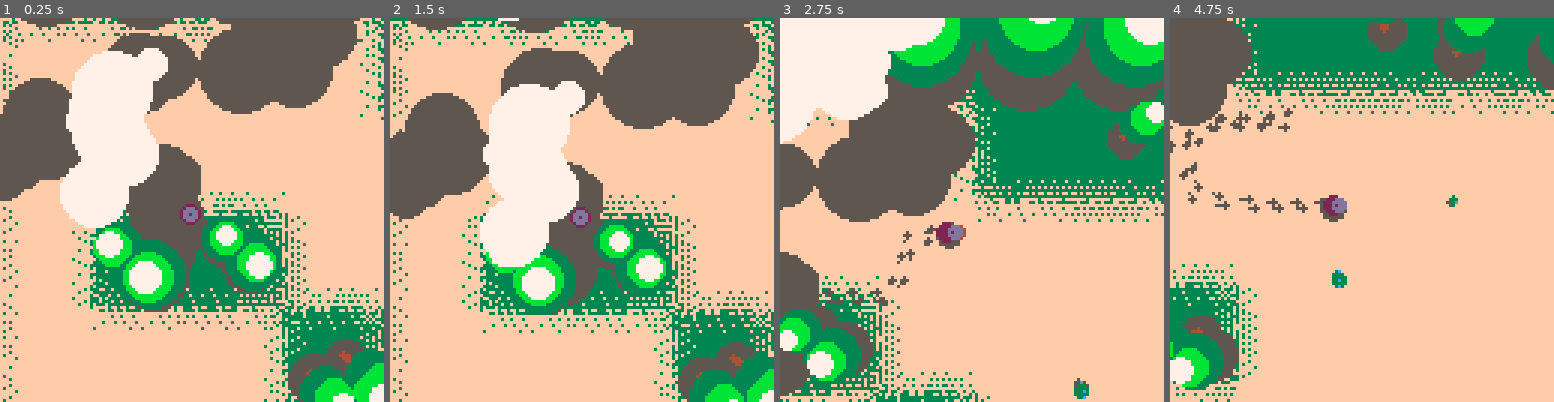
Above: before the commit, frames 1-4 (left to right).
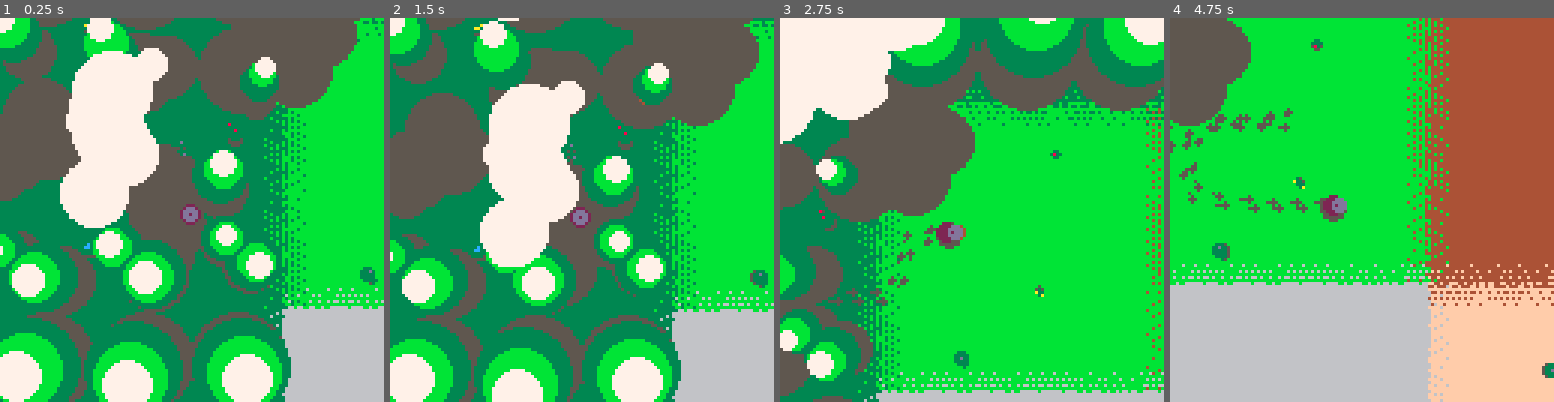
Above: after the commit, the same moments.

Repository: seleb/DuckDuckOnTheLoose
Game: PICO-8 cartridge forest.p8
Same seed, same stepped clock (60 frames per second), same inputs: the game is played once before the commit and once after it.
Inputs:
- Up to frame 1 (0.25 s): no input
- Up to frame 2 (1.5 s): no input
- Up to frame 3 (2.75 s): hold Right 1.6-2.1 s; hold Up 2.15-2.42 s; hold Right from 2.47 s (still down)
- Up to frame 4 (4.75 s): release Right at 3.03 s; hold Left 3.08-3.58 s; hold Down 3.63-3.97 s; hold Right 4.02-4.68 s; hold Up from 4.73 s (still down)

The runs differ from the first frame. In frame 1, 61% of the frame differs, in the area x 0-100%, y 0-100%; in frame 2, 61%; in frame 3, 58%; in frame 4, 84%.

Commit message:
bushes overhaul
generated on a by-cell basis like the trees instead of as a cycling
layer like the clouds

Diff:
--- a/forest.p8
+++ b/forest.p8
@@ -56,10 +56,11 @@
 
 
 function add_biome(
- colour,tree_range,transition)
+ colour,tree_range,bush_props,transition)
  local b={}
  b.tree_range=tree_range
  b.transition=transition
+ b.bush_props = bush_props
 
 
  biomes[colour]=b
@@ -87,14 +88,13 @@
  biomes={}
  --empty biomes
  for i=0,15 do
-  add_biome(i,{0,0},false)
- end
- add_biome(0,{0,0},true)
- add_biome(3,{0.25,0.5},true)
- add_biome(4,{0,0},true)
- add_biome(11,{0.1,0.3},true)
- add_biome(15,{0,0.2},true)
-
+  add_biome(i,{0,0},{0,0,{}},false)
+ end
+ add_biome(0,{0,0},{0,0,{}},true)
+ add_biome(3,{0.25,0.5},{0.5,05,{8,12,13,10}},true)
+ add_biome(4,{0,0},{0,0,{}},true)
+ add_biome(11,{0.1,0.3},{0.5,0.8,{8,12,13,10}},true)
+ add_biome(15,{0,0.2},{0.2,0.2,{11,13}},true)
 
  trees={}
  trees.height_range={10,25}
@@ -112,15 +112,10 @@
 
 
  bushes={}
- bushes.a={}
  bushes.height_range={0.5,1.5}
  bushes.count_range={10,30}
  bushes.radius_range={1,2.5}
  bushes.cluster_range={2,4}
- bushes.bloom_freq=0.25
- bushes.bloom_colours={9,10,12,2}
- bushes.w=300
- bushes.h=300
 
  --player
  p={}
@@ -191,45 +186,6 @@
    add(clouds.a,c)
   end
  end
-
- -- bushes init
- for i=1,range(bushes.count_range) do
-  local x=rnd(bushes.w)-rnd(bushes.w)
-  local y=rnd(bushes.h)-rnd(bushes.h)
-  local r=0
-  local c=bushes.bloom_colours[flr(rnd(#bushes.bloom_colours))%#bushes.bloom_colours+1]
-  for j=1,range(bushes.cluster_range) do
-   local b={}
-   b.r=range(bushes.radius_range)
-   b.p={
-    x+range({1,(b.r+r)})-range({1,(b.r+r)/2}),
-    y+range({1,(b.r+r)})-range({1,(b.r+r)/2})
-   }
-   if rnd() > 0.5 then
-    x=b.p[1]
-    y=b.p[2]
-    r=b.r
-   end
-   b.height=range(bushes.height_range)
-   b.c=c
-
-   if rnd() > bushes.bloom_freq then
-    local bloom={}
-    local a=rnd()
-    local r=rnd(b.r/2)+b.r/4
-    bloom.p={
-     r*cos(a),
-     r*sin(a)
-    }
-    b.bloom = bloom
-   else
-    b.bloom=nil
-   end
-   b.s=b.p
-
-   add(bushes.a,b)
-  end
- end
 end
 
 function init_cells()
@@ -243,17 +199,14 @@
  local x=a+cells.current[1]
  local y=b+cells.current[2]
 
+ -- seed the rng based on cell position
  c.seed=seed+x*(cells.bounds[1]*2)+y
  srand(c.seed)
 
  c.c=sget(x,y+64)
  c.biome=biomes[c.c]
 
- c.trees={}
-
- c.trees.a={}
- c.trees.freq=ease(range(c.biome.tree_range))
-
+ -- get colours for edge transition
  c.edges={}
  for u=-1,1 do
   c.edges[u]={}
@@ -265,6 +218,11 @@
  end
  end
 
+
+ c.trees={}
+ local tree_freq=ease(range(c.biome.tree_range))
+
+ c.bushes={}
 
  if c.c==0 then
   -- boundaries
@@ -279,32 +237,74 @@
   t.s=t.p
 
   t.leaves={{0,0},{0,0},{0,0}}
-  add(c.trees.a,t)
+  add(c.trees,t)
  else
- -- normal trees
- for x=0,cells.w-trees.gap,trees.gap do
- for y=0,cells.h-trees.gap,trees.gap do
-  if rnd() < c.trees.freq then
-   local t={}
-   t.height=range(trees.height_range)
-   t.girth=range(trees.girth_range)
-   t.p={
-    x+rnd(trees.gap),
-    y+rnd(trees.gap)
-   }
-   t.p[1]=mid(t.girth,t.p[1],cells.w-t.girth)
-   t.p[2]=mid(t.girth,t.p[2],cells.h-t.girth)
-
-   t.s=t.p
-   t.leaves={{0,0},{0,0},{0,0}}
-   add(c.trees.a,t)
-  end
- end
- end
-
- end
- end
-
+  -- normal cell
+
+  --trees
+  for x=0,cells.w-trees.gap,trees.gap do
+  for y=0,cells.h-trees.gap,trees.gap do
+   if rnd() < tree_freq then
+    local t={}
+    t.height=range(trees.height_range)
+    t.girth=range(trees.girth_range)
+    t.p={
+     x+rnd(trees.gap),
+     y+rnd(trees.gap)
+    }
+    t.p[1]=mid(t.girth,t.p[1],cells.w-t.girth)
+    t.p[2]=mid(t.girth,t.p[2],cells.h-t.girth)
+
+    t.s=t.p
+    t.leaves={{0,0},{0,0},{0,0}}
+    add(c.trees,t)
+   end
+  end
+  end
+
+  --bushes
+  if rnd() < c.biome.bush_props[1] then
+   local x=rnd(cells.w)
+   local y=rnd(cells.h)
+   local r=0
+   local bloom_colours=c.biome.bush_props[3]
+   local colour=bloom_colours[flr(rnd(#bloom_colours))%#bloom_colours+1]
+   for j=1,range(bushes.cluster_range) do
+    local b={}
+    b.r=range(bushes.radius_range)
+    b.p={
+     x+range({1,(b.r+r)})-range({1,(b.r+r)/2}),
+     y+range({1,(b.r+r)})-range({1,(b.r+r)/2})
+    }
+    if rnd() > 0.5 then
+     x=b.p[1]
+     y=b.p[2]
+     r=b.r
+    end
+    b.height=range(bushes.height_range)
+    b.c=colour
+
+    if rnd() < c.biome.bush_props[2] then
+     local bloom={}
+     local a=rnd()
+     local r=rnd(b.r/2)+b.r/4
+     bloom.p={
+      r*cos(a),
+      r*sin(a)
+     }
+     b.bloom = bloom
+    else
+     b.bloom=nil
+    end
+    b.s=b.p
+
+    add(c.bushes,b)
+   end
+  end
+
+ end
+
+ end
  end
 end
 
@@ -447,7 +447,7 @@
  cam.p[2]%cells.h-y*cells.h
  }
 
- for t in all(ts.a) do
+ for t in all(ts) do
   t.s=v_sub(t.p,v_add(cellp,perspective_offset))
   t.s=v_mul(t.s,t.height*height_mult)
 
@@ -496,25 +496,24 @@
 end
 
 function update_bushes()
- for b in all(bushes.a) do
-  b.p[1]-=cam.v[1]
-  b.p[2]-=cam.v[2]
-
-  if b.p[1] > bushes.w+bushes.radius_range[2] then
-   b.p[1] -= bushes.w*2+bushes.radius_range[2]
-  elseif b.p[1] < -bushes.w-bushes.radius_range[2] then
-   b.p[1] += bushes.w*2+bushes.radius_range[2]
-  end
-  if b.p[2] > bushes.h+bushes.radius_range[2] then
-   b.p[2] -= bushes.h*2+bushes.radius_range[2]
-  elseif b.p[2] < -bushes.h-bushes.radius_range[2] then
-   b.p[2] += bushes.h*2+bushes.radius_range[2]
-  end
-
-  b.s=v_sub(b.p,perspective_offset)
+ for x=0,cells.fill_x do
+ for y=0,cells.fill_y do
+
+ local bs=cells.a[x][y].bushes
+
+ local cellp = {
+ cam.p[1]%cells.w-x*cells.w,
+ cam.p[2]%cells.h-y*cells.h
+ }
+
+ for b in all(bs) do
+  b.s=v_sub(b.p,v_add(cellp,perspective_offset))
   b.s=v_mul(b.s,b.height*height_mult)
+
   b.s=v_add(b.p,b.s)
-
+ end
+
+ end
  end
 end
 
@@ -642,14 +641,14 @@
 
  local trees=cells.a[a][b].trees
  camera(
- c[1]-a*cells.w,
- c[2]-b*cells.h
+  c[1]-a*cells.w,
+  c[2]-b*cells.h
  )
 
  if shadows then
  -- shadows
  color(5)
- for t in all(trees.a) do
+ for t in all(trees) do
   circfill(
   t.p[1]+shadow_offset[1]*t.height/2,
   t.p[2]+shadow_offset[2]*t.height/2,
@@ -658,7 +657,7 @@
  else
  -- trunks
  color(4)
- for t in all(trees.a) do
+ for t in all(trees) do
   for x=-1,1 do
   for y=-1,1 do
   if abs(x)+abs(y)!=2 then
@@ -669,15 +668,15 @@
  end
  -- leaves
  color(3)
- for t in all(trees.a) do
+ for t in all(trees) do
   circfill(t.leaves[1][1],t.leaves[1][2],t.girth)
  end
  color(11)
- for t in all(trees.a) do
+ for t in all(trees) do
   circfill(t.leaves[2][1],t.leaves[2][2],t.girth*0.75)
  end
  color(7)
- for t in all(trees.a) do
+ for t in all(trees) do
   circfill(t.leaves[3][1],t.leaves[3][2],t.girth*0.5)
  end
  end
@@ -703,10 +702,22 @@
 end
 
 function draw_bushes(shadows)
- camera(0,0)
+ local c={
+  cam.p[1]%cells.w,
+  cam.p[2]%cells.h
+ }
+ for a=0,cells.fill_x do
+ for b=0,cells.fill_y do
+
+ local bushes=cells.a[a][b].bushes
+ camera(
+  c[1]-a*cells.w,
+  c[2]-b*cells.h
+ )
+
  if shadows then
   color(5)
-  for b in all(bushes.a) do
+  for b in all(bushes) do
    circfill(
    b.p[1]+shadow_offset[1]*b.height,
    b.p[2]+shadow_offset[2]*b.height,
@@ -714,15 +725,18 @@
   end
  else
   color(3)
-  for b in all(bushes.a) do
+  for b in all(bushes) do
    circfill(b.s[1],b.s[2],b.r)
   end
-  for b in all(bushes.a) do
+  for b in all(bushes) do
    if b.bloom!=nil then
     local p=v_add(b.s,b.bloom.p)
     pset(p[1],p[2],b.c)
    end
   end
+ end
+
+ end
  end
 end
 
@@ -732,6 +746,9 @@
  camera(cam.p[1],cam.p[2])
  for x=cells.current[1],cells.current[1]+cells.fill_x do
  for y=cells.current[2],cells.current[2]+cells.fill_y do
+
+ local cell=cells.a[x-cells.current[1]][y-cells.current[2]]
+
  if x==cells.current[1] and y==cells.current[2] then
   color(10)
  elseif
@@ -752,6 +769,12 @@
  print(x.." "..y,
  x*cells.w+3,
  y*cells.h+3)
+ print("ts:"..#cell.trees,
+ x*cells.w+3,
+ y*cells.h+10)
+ print("bs:"..#cell.bushes,
+ x*cells.w+3,
+ y*cells.h+17)
  end
  end
 
@@ -859,14 +882,14 @@
 00000000000000000000000000000000000000000000000000000000000000000000000000000000000000000000000000000000000000000000000000000000
 00000000000000000000000000000000000000000000000000000000000000000000000000000000000000000000000000000000000000000000000000000000
 00000000000000000000000000000000000000000000000000000000000000000000000000000000000000000000000000000000000000000000000000000000
-ffff3333333303333333333333333333333333333333333333333333333333333333333333333333333333333333333333333333333333333333333333333333
-ffffffffff0f0ffffffffffffffffff3eeeeeeeeeeeee333333333333eee3333eeeeeeeeeeeee333333333333eee3333eeeeeeeeeeeee333333333333eee3333
-f33fffffffff0ffffffffffffffffff3eeeeeeeeeeeeeeeeeeeeeeee33333eeeeeeeeeeeeeeeeeeeeeeeeeee33333eeeeeeeeeeeeeeeeeeeeeeeeeee33333ee3
-fff3fffff0000ffffffffffffffffff3eeeeeeeeeeeeeeeeeeeeeeeeeeeeeeeeeeeeeeeeeeeeeeeeeeeeeeeeeeeeeeeeeeeeeeeeeeeeeeeeeeeeeeeeeeeeee3e
-fffffffffffffffffffffffffffffff3eeeeeeeeeeeeeeeeeeeeeeeeeeeeeeeeeeeeeeeeeeeeeeeeeeeeeeeeeeeeeeeeeeeeeeeeeeeeeeeeeeeeeeeeeeeeee3e
-ffffffffff33fffffffffffffffffff3eeeeeeeeeeeeeeeeeeeeeeeeeeeeeeeeeeeeeeeeeeeeeeeeeeeeeeeeeeeeeeeeeeeeeeeeeeeeeeeeeeeeeeeeeeeeeee3
-3fffffff333333fffffffffffffffff3eeeeeeeeeeeeeeeeeeeeeeeeeeeeeeeeeeeeeeeeeeeeeeeeeeeeeeeeeeeeeeeeeeeeeeeeeeeeeeeeeeeeeeeeeeeeeee3
-3fffff3f3b433ff3ffffffffffffff33eeeeeeeeeeeeeeeeeeeeeeeeeeeeeeeeeeeeeeeeeeeeeeeeeeeeeeeeeeeeeeeeeeeeeeeeeeeeeeeeeeeeeeeeeeeeeee3
+333bbb44483303333333333333333333333333333333333333333333333333333333333333333333333333333333333333333333333333333333333333333333
+333bbb44480f0ffffffffffffffffff3eeeeeeeeeeeee333333333333eee3333eeeeeeeeeeeee333333333333eee3333eeeeeeeeeeeee333333333333eee3333
+333bbb4448ff0ffffffffffffffffff3eeeeeeeeeeeeeeeeeeeeeeee33333eeeeeeeeeeeeeeeeeeeeeeeeeee33333eeeeeeeeeeeeeeeeeeeeeeeeeee33333ee3
+000666fff8000ffffffffffffffffff3eeeeeeeeeeeeeeeeeeeeeeeeeeeeeeeeeeeeeeeeeeeeeeeeeeeeeeeeeeeeeeeeeeeeeeeeeeeeeeeeeeeeeeeeeeeeee3e
+000666fff8fffffffffffffffffffff3eeeeeeeeeeeeeeeeeeeeeeeeeeeeeeeeeeeeeeeeeeeeeeeeeeeeeeeeeeeeeeeeeeeeeeeeeeeeeeeeeeeeeeeeeeeeee3e
+000666fff833fffffffffffffffffff3eeeeeeeeeeeeeeeeeeeeeeeeeeeeeeeeeeeeeeeeeeeeeeeeeeeeeeeeeeeeeeeeeeeeeeeeeeeeeeeeeeeeeeeeeeeeeee3
+88888888883333fffffffffffffffff3eeeeeeeeeeeeeeeeeeeeeeeeeeeeeeeeeeeeeeeeeeeeeeeeeeeeeeeeeeeeeeeeeeeeeeeeeeeeeeeeeeeeeeeeeeeeeee3
+ffffffff3b433ff3ffffffffffffff33eeeeeeeeeeeeeeeeeeeeeeeeeeeeeeeeeeeeeeeeeeeeeeeeeeeeeeeeeeeeeeeeeeeeeeeeeeeeeeeeeeeeeeeeeeeeeee3
 3fffffff3bb0ff3333ffffffffffff33eeeeeeeeeeeeeeeeeeeeeeeeeeeeeeeeeeeeeeeeeeeeeeeeeeeeeeeeeeeeeeeeeeeeeeeeeeeeeeeeeeeeeeeeeeeeeee3
 33ffff3333333330b3ffffffffffff33eeeeeeeeeeeeeeeeeeeeeeeeeeeeeeeeeeeeeeeeeeeeeeeeeeeeeeeeeeeeeeeeeeeeeeeeeeeeeeeeeeeeeeeeeeeeeee3
 33ffffff3363f33003ffffffffffff33eeeeeeeeeeeeeeeeeeeeeeeeeeeeeeeeeeeeeeeeeeeeeeeeeeeeeeeeeeeeeeeeeeeeeeeeeeeeeeeeeeeeeeeeeeeeeee3
